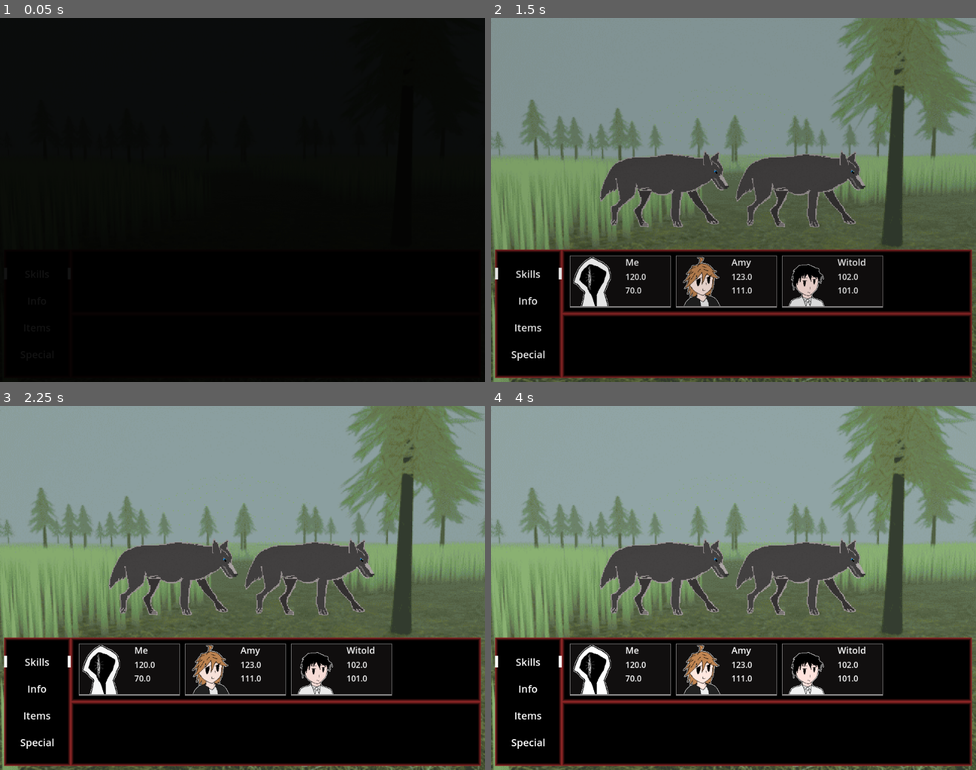
Above: before the commit, frames 1-4 (two rows, left to right).
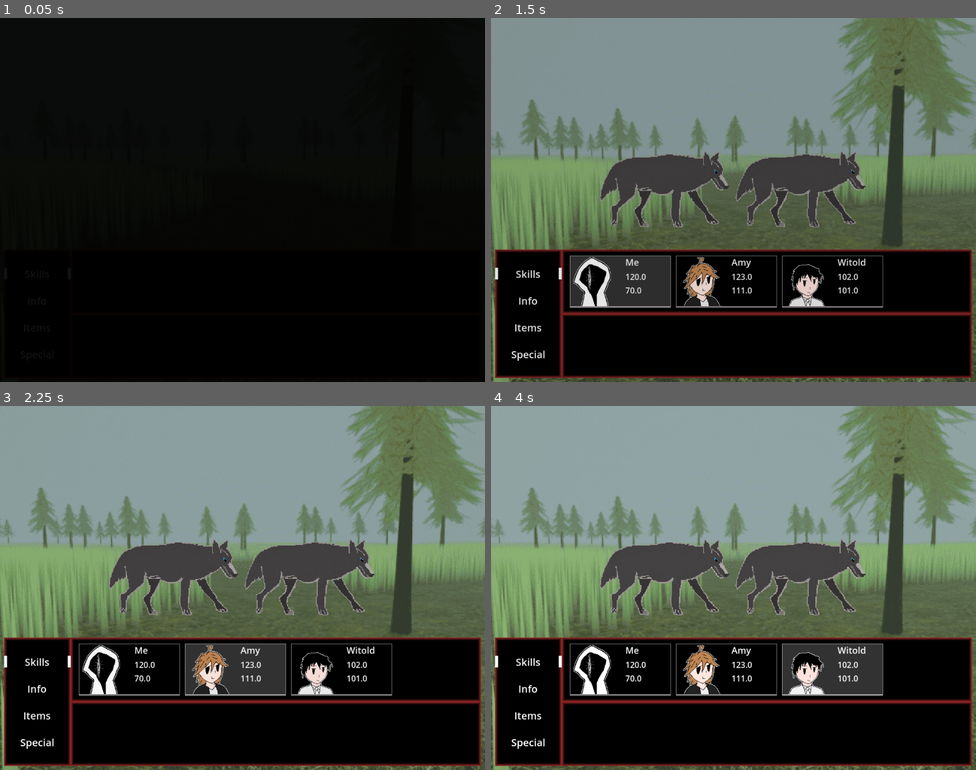
Above: after the commit, the same moments.

Repository: Herosege/PureKillRot
Game: Godot game, scene res://Scenes/fight_scene.tscn
Same seed, same stepped clock (60 frames per second), same inputs: the game is played once before the commit and once after it. This scene is started directly instead of the project's main scene.
Inputs:
- Up to frame 1 (0.05 s): no input
- Up to frame 2 (1.5 s): hold Right (move_right) 0.53-1.28 s; tap Z (accept) at 0.6 s; tap Enter at 1.25 s; hold X (back) from 1.28 s (still down); tap Shift (Sprint) at 1.35 s
- Up to frame 3 (2.25 s): tap Z (accept) at 1.55, 2, 2.1 s; release X (back) at 2.03 s; hold Right (move_right) from 2.03 s (still down)
- Up to frame 4 (4 s): tap Z (accept) at 2.75, 2.85, 3.8 s; release Right (move_right) at 2.78 s; hold Up (move_up) 2.78-3.53 s; hold Left (move_left) from 3.53 s (still down); hold Shift (Sprint) from 3.53 s (still down)

Frame 1 is identical in both runs. In frame 2, 2.0% of the frame differs, in the area x 16-37%, y 65-80%; in frame 3, 2.1%; in frame 4, 2.2%, in the area x 60-81%, y 65-80%.

Commit message:
losing, winning, enemy attacks, deaths and skill usage now works properly

Diff:
--- a/Scenes/UIElements/char_profile.tscn
+++ b/Scenes/UIElements/char_profile.tscn
@@ -40,6 +40,15 @@
 grow_vertical = 2
 color = Color(0.513726, 0, 0.0352941, 0.572549)
 
+[node name="CurSelected" type="ColorRect" parent="."]
+layout_mode = 1
+anchors_preset = 15
+anchor_right = 1.0
+anchor_bottom = 1.0
+grow_horizontal = 2
+grow_vertical = 2
+color = Color(0.49, 0.49, 0.49, 0.403922)
+
 [node name="Panel" type="Panel" parent="."]
 layout_mode = 1
 anchors_preset = 15
@@ -48,15 +57,6 @@
 grow_horizontal = 2
 grow_vertical = 2
 theme_override_styles/panel = SubResource("StyleBoxFlat_hovjx")
-
-[node name="CurSelected" type="ColorRect" parent="."]
-layout_mode = 1
-anchors_preset = 15
-anchor_right = 1.0
-anchor_bottom = 1.0
-grow_horizontal = 2
-grow_vertical = 2
-color = Color(1, 0.89, 0.89, 0.0666667)
 
 [node name="StatsPicture" type="HBoxContainer" parent="."]
 layout_mode = 0
--- a/Scenes/fight_scene.tscn
+++ b/Scenes/fight_scene.tscn
@@ -478,3 +478,8 @@
 
 [node name="HandleFightEvents" type="Node" parent="."]
 script = ExtResource("5_11mp3")
+
+[node name="Timers" type="Node" parent="."]
+
+[node name="SkillUseTimer" type="Timer" parent="Timers"]
+one_shot = true
--- a/Script/UIElements/char_profile.gd
+++ b/Script/UIElements/char_profile.gd
@@ -24,3 +24,6 @@
 
 func SetDead(IsDead):
 	$DeadOverlay.visible = IsDead
+
+func SelectCurrent(type:bool):
+	$CurSelected.visible = type
--- a/Script/fight_scene.gd
+++ b/Script/fight_scene.gd
@@ -17,6 +17,9 @@
 
 @onready var ItemScene = load("res://Scenes/UIElements/item.tscn")
 
+#Timers
+@onready var SkillUseTimer = get_node("Timers/SkillUseTimer")
+
 #Action -> Select Item -> EnemySelect
 var MenuLayer : int = 0
 var UiDir : Vector2 = Vector2.ZERO
@@ -58,7 +61,7 @@
 var BattleText = ""
 var BattleEnemies = []
 
-#ActionBuffer - [ID,type,target] - type   0:character 1:enemy
+#ActionBuffer - [ID,type,target] - type (who to attack)  0:character 1:enemy
 var ActionBuffer : Array
 
 #DownTextbox
@@ -74,7 +77,7 @@
 	$Overlay.visible = true
 
 func _ready():
-	#what the fuck is wrong with control nodes, fuck this I will just wait I don't care
+	#don't touch this or everything breaks :)
 	await get_tree().create_timer(0.05).timeout
 	#
 	BattleStart([0,0],BattleText)
@@ -101,6 +104,7 @@
 		CharPInst.SetName(CChar.Name)
 		CharPInst.SetHealth(CChar.PhysicalHealth,CChar.MentalHealth)
 		CharProfs.add_child(CharPInst)
+	UpdateProfiles()
 
 func BattleStart(Enemies : Array,Msg : String)->void:
 	var EnemyScene = load("res://Scenes/UIElements/enemy.tscn")
@@ -142,20 +146,20 @@
 
 func UiLayerHandle()->void:
 	if Input.is_action_just_pressed("accept") and CheckAction():
+
 		if MenuLayer < MenuTypes[SelIndexAction].size() and Cursor.size() > MenuLayer:
 			AnimateCursor(true,MenuLayer)
 		if MenuTypes[SelIndexAction].size() == MenuLayer:
 			if !(SelIndexAction == SELECT_PROFILE):
-				ActionBuffer.append([TempItemList[SelIndexItem],0,SelIndexEnemy])
+				ActionBuffer.append([TempItemList[SelIndexItem],1,SelIndexEnemy])
 
 				CharacterTurn += 1
-				while PartyInfo.MainParty[min(CharacterTurn,PartyInfo.MainParty.size()-1)].Dead == true and !PartyInfo.MainParty.size()-1 <= CharacterTurn:
+				while PartyInfo.MainParty[min(CharacterTurn,PartyInfo.MainParty.size()-1)].Dead == true and !PartyInfo.MainParty.size() <= CharacterTurn:
 					CharacterTurn += 1
 				ResetMenu()
 				if PartyInfo.MainParty.size() <= CharacterTurn:
 					CommitActions()
-					CharacterTurn = 0
-					ActionBuffer.resize(0)
+				UpdateProfiles()
 		else:
 			MenuLayer += 1
 		if MenuTypes[SelIndexAction][MenuLayer-1] == SELECT_ITEM:
@@ -196,7 +200,9 @@
 
 func UpdateProfiles():
 	for i in CharProfs.get_children().size():
-		CharProfs.get_child(i).SetHealth(PartyInfo.MainParty[i].PhysicalHealth,PartyInfo.MainParty[i].MentalHealth)
+		var CCharP = CharProfs.get_child(i)
+		CCharP.SelectCurrent(i==CharacterTurn)
+		CCharP.SetHealth(PartyInfo.MainParty[i].PhysicalHealth,PartyInfo.MainParty[i].MentalHealth)
 
 func ResetMenu():
 	MenuLayer = 0
@@ -294,8 +300,15 @@
 ### ACTIONS ------------------------------------------------------------------------------------------------------
 
 func CommitActions():
+	HaltAction = true
 	GenEnemyActions()
 	for i in ActionBuffer.size():
+		if i >= ActionBuffer.size():
+			break
+		if AwaitInptToEnd:
+			break
+		SkillUseTimer.start(1.0)
+		await SkillUseTimer.timeout
 		if ActionBuffer[i][1] == 0:
 			match SelIndexAction:
 				ACTION_SKILL:
@@ -309,6 +322,10 @@
 		else:
 			SkillUse(ActionBuffer[i])
 	ResetMenu()
+	CharacterTurn = 0
+	UpdateProfiles()
+	ActionBuffer.resize(0)
+	HaltAction = false if !AwaitInptToEnd else true
 
 func GenEnemyActions():
 	FightParty.resize(0)
@@ -361,7 +378,6 @@
 	var TargetArray = BattleEnemies if SkillT[1] == 1 else PartyInfo.MainParty
 	var TargetType = SkillT[2]
 	var EnemyType = TargetArray[TargetType]
-
 	match Effect:
 		Enums.TSkill.Damage:
 			if EnemyType is Character:
@@ -390,6 +406,7 @@
 					EnemyDie(TargetType)
 				if BattleEnemies.size() == 0:
 					BattleEnd(1)
+					return
 
 func CheckPartyMembersDead()->bool:
 	var DeadAmnt = 0
@@ -403,6 +420,8 @@
 ### END STUFF ------------------------------------------------------------------------------------------------------
 
 func EnemyDie(Index):
+	if ActionBuffer.size() >= PartyInfo.MainParty.size() + BattleEnemies.size():
+		ActionBuffer.remove_at(PartyInfo.MainParty.size()+Index)
 	BattleEnemies.remove_at(Index)
 	EnemyList.get_child(Index).queue_free()
 
